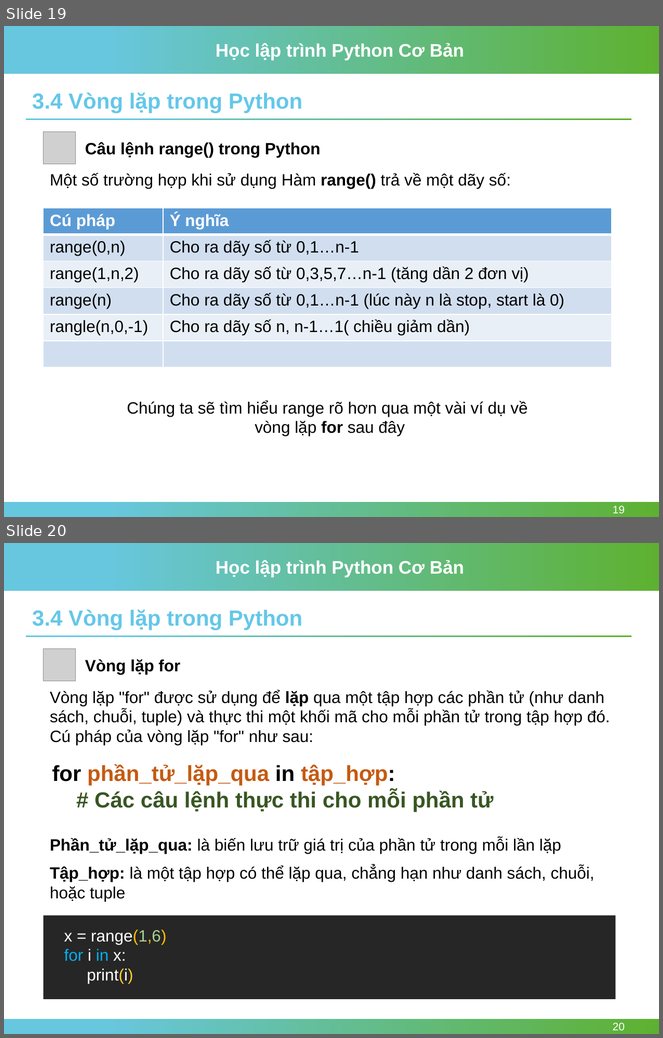
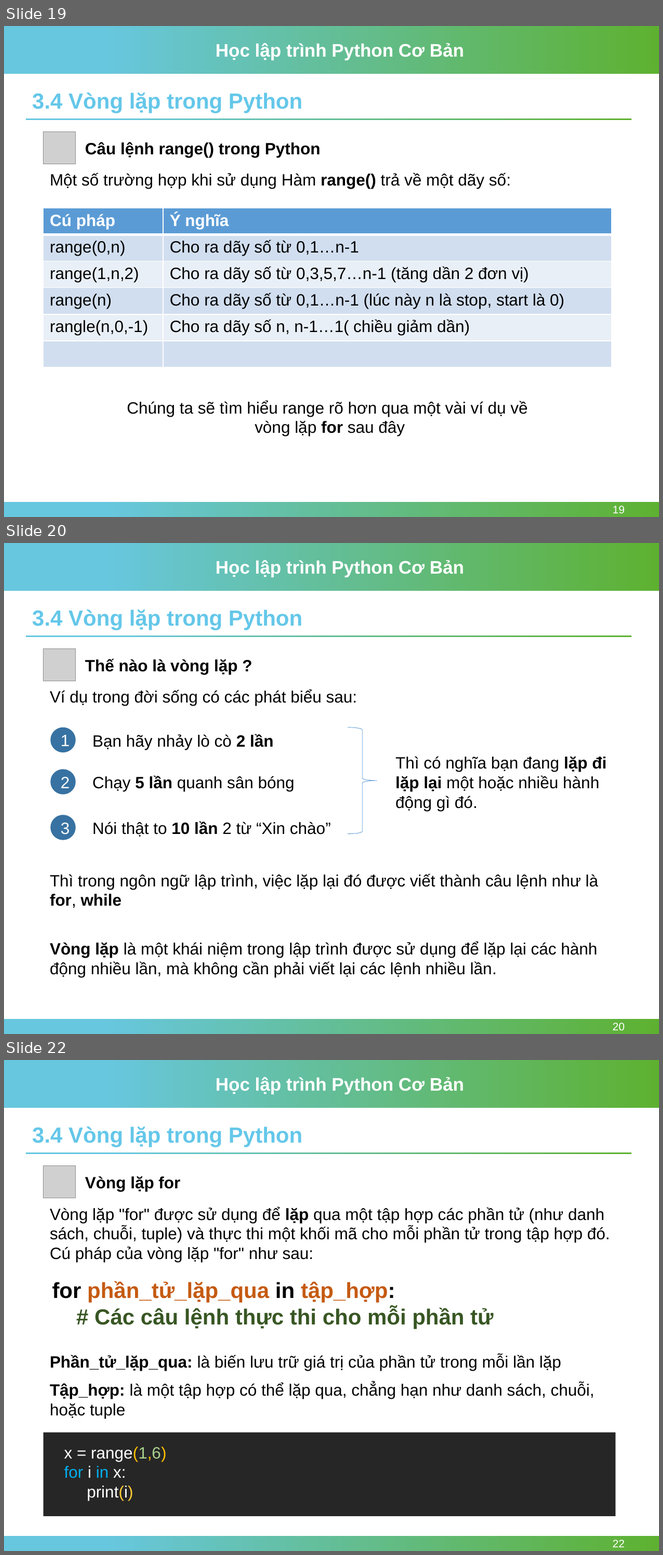
Before and after one commit to nhannn87dn/Learn-Python-Basic, a slide deck: Session-03/Session-03-if-else-and-loops-Python.pptx. Shown one above the other, each under a label of ours: slides 19 and 20 before the commit, slides 19, 20 and 22 after it; the slides between them are not shown. The pictures are 663x1038 and 663x1555 pixels, drawn with LibreOffice and Linux fonts; fonts in the diff are those of the drawing; grey boxes stand for pictures; background and template pictures are left out. Boxes give left, top, right and bottom in pixels: in the first picture for what was removed or moved away, otherwise in the second. Text is boxed around its words. In the diff, an @@ line names an element or a change of style, - is before the commit and + after.

```diff
--- a/Session-03/Session-03-if-else-and-loops-Python.pptx
+++ b/Session-03/Session-03-if-else-and-loops-Python.pptx
@@ slide 20 added at (4,543,659,1034), background #FFFFFF; not listed: 4 template elements that a slide beside it also shows @@
@@ text added at (32,610,302,630), 24 pt, text #64C7E9, bold @@
+3.4 Vòng lặp trong Python
@@ picture added at (44,649,75,681) @@
@@ text added at (85,658,237,675), 18 pt, text #000000, bold @@
+Thế nào là vòng lặp ?
@@ text added at (50,690,357,706), 18 pt, text #000000 @@
+Ví dụ trong đời sống có các phát biểu sau:
@@ ellipse added at (50,728,75,753), fill #3772A2, 18 pt, text #FFFFFF @@
+1
@@ right brace added at (347,728,377,835), outline #5B9BD5 0.5 pt @@
@@ text added at (92,734,273,750), 18 pt, text #000000 @@
+Bạn hãy nhảy lò cò 2 lần
@@ text added at (396,756,607,811), 18 pt, text #000000 @@
+Thì có nghĩa bạn đang lặp đi lặp lại một hoặc nhiều hành động gì đó.
@@ ellipse added at (50,770,75,795), fill #3772A2, 18 pt, text #FFFFFF @@
+2
@@ text added at (92,775,295,792), 18 pt, text #000000 @@
+Chạy 5 lần quanh sân bóng
@@ ellipse added at (50,815,75,840), fill #3772A2, 18 pt, text #FFFFFF @@
+3
@@ text added at (92,821,331,837), 18 pt, text #000000 @@
+Nói thật to 10 lần 2 từ “Xin chào”
@@ text added at (50,874,599,908), 18 pt, text #000000 @@
+Thì trong ngôn ngữ lập trình, việc lặp lại đó được viết thành câu lệnh như là for, while
@@ text added at (50,942,597,978), 18 pt, text #000000 @@
+Vòng lặp là một khái niệm trong lập trình được sử dụng để lặp lại các hành động nhiều lần, mà không cần phải viết lại các lệnh nhiều lần.
@@ page number added at (613,1023,625,1031), 12 pt, text #FFFFFF @@
+20
@@ what was slide 20 is now slide 22 @@
@@ page number at (613,1540,625,1548): text changed @@
-20
+22
```
Also in this commit, not shown: 1 slide changed, 1 other slide added, 13 other files.
